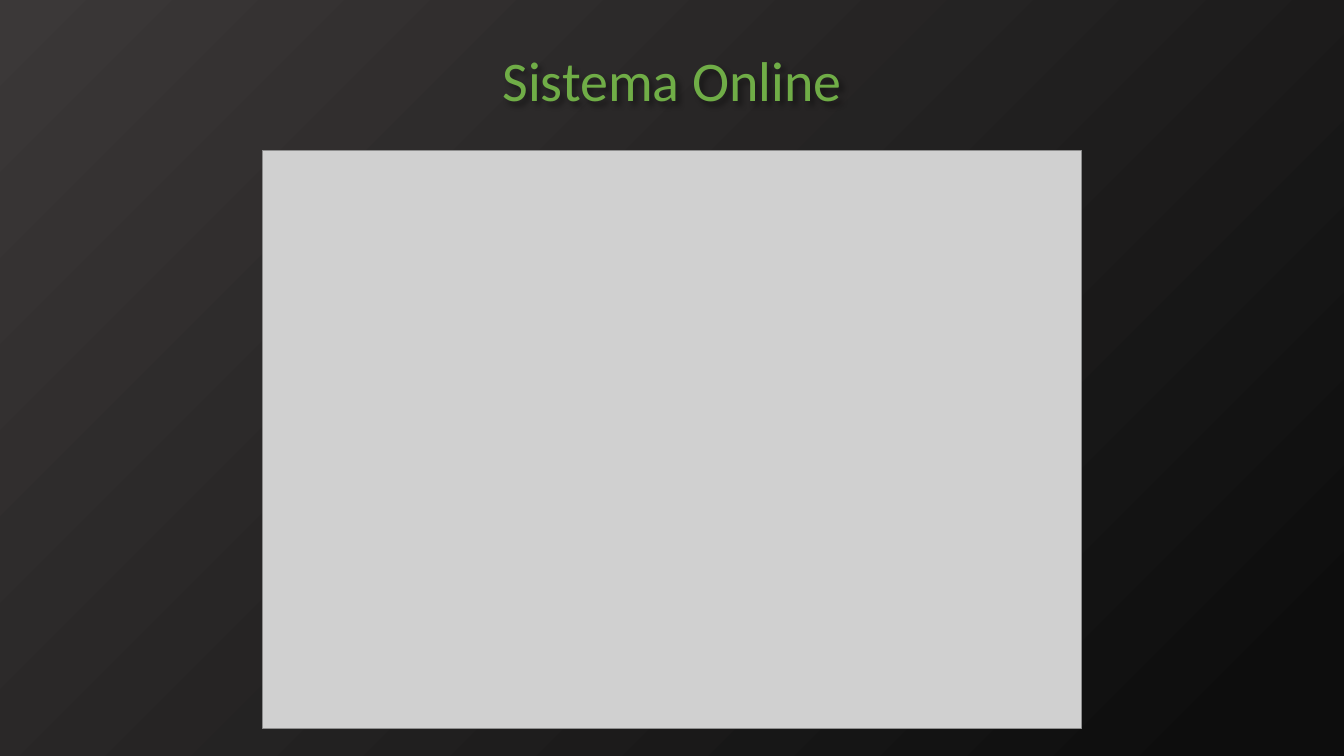
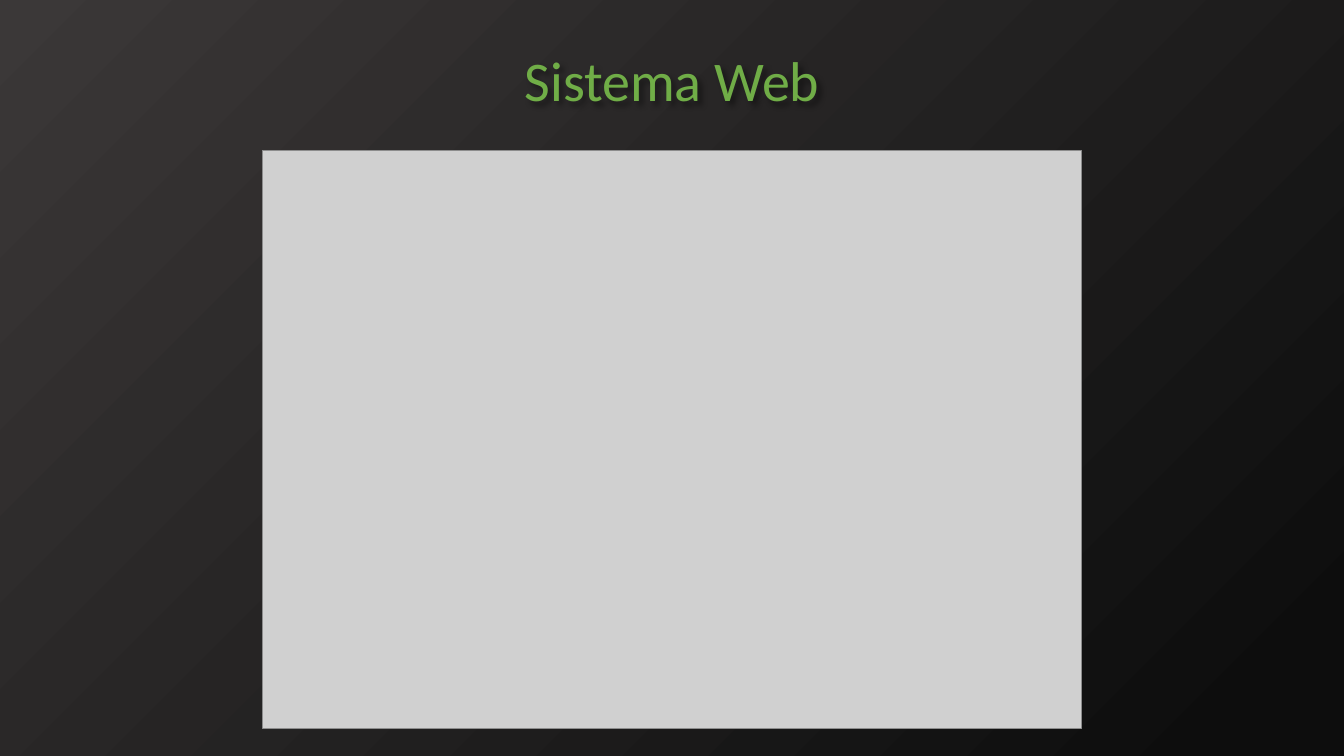
Before and after one commit to SamuelHiroyuki/Scrolls, a slide deck: slide 9 of Documentação/pptx/Apresentação.pptx (slide 8 before the commit). Drawn at 1344x756 pixels with LibreOffice and Linux fonts; fonts in the diff are those of the drawing; grey boxes stand for pictures; background and template pictures are left out. Boxes give left, top, right and bottom in pixels: in the first picture for what was removed or moved away, otherwise in the second. Text is boxed around its words. In the diff, an @@ line names an element or a change of style, - is before the commit and + after.

Commit message:
12/11
12/11

```diff
--- a/Documentação/pptx/Apresentação.pptx
+++ b/Documentação/pptx/Apresentação.pptx
@@ text at (x1=525, y1=62, x2=819, y2=102): text changed @@
-Sistema Online
+Sistema Web
```
Also in this commit, not shown: 2 other slides changed, 2 slides added, 1 slide removed.
